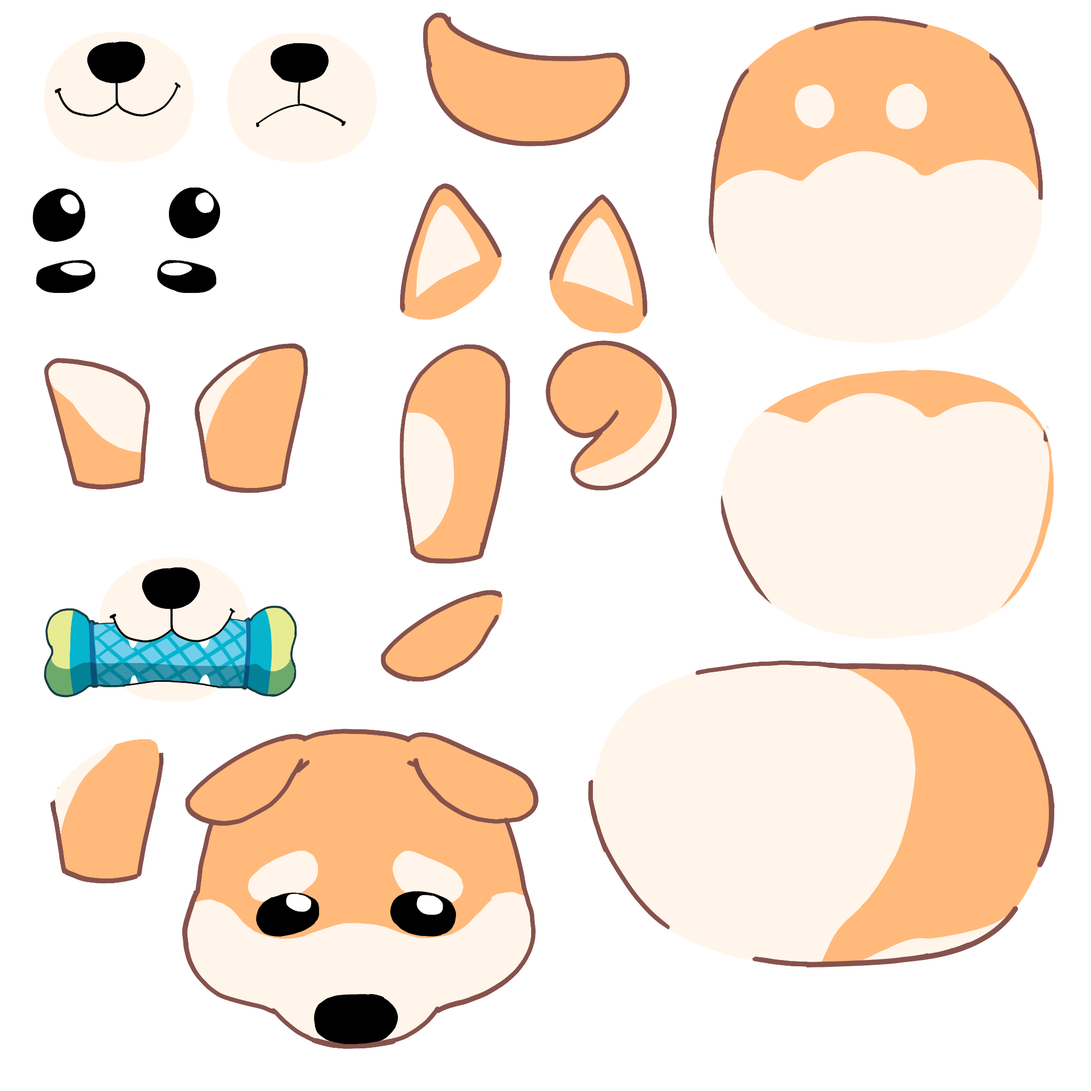
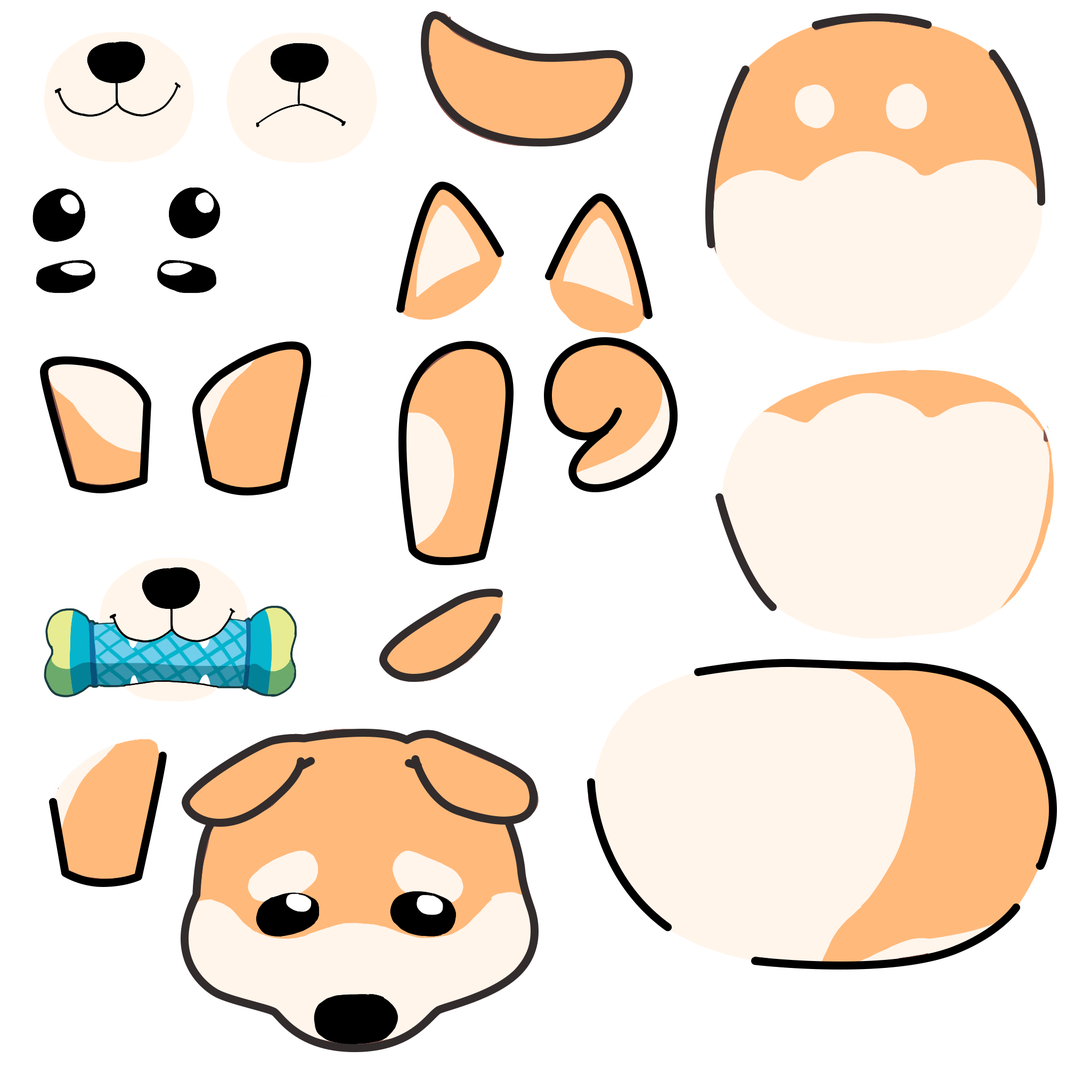
Comparing the layer stacks of the two (1091, 1091) images. Changes:
added layer "Shape 12" in group "rd" over [49, 752, 167, 888]
added layer "Shape 11" in group "rd" over [192, 341, 312, 496]
added layer "Shape 10" in group "rd" over [39, 356, 152, 494]
added layer "Shape 9" in group "rd" over [545, 193, 653, 320]
added layer "Shape 8" in group "rd" over [396, 181, 505, 313]
added layer "Shape 18" in group "rd" over [379, 588, 504, 683]
added layer "Shape 22" in group "rd" over [180, 818, 539, 1053]
added layer "Shape 21" in group "rd" over [405, 759, 423, 771]
added layer "Shape 24" in group "rd" over [295, 757, 315, 772]
added layer "Shape 19" in group "rd" over [181, 729, 538, 828]
added layer "Shape 16" in group "rd" over [715, 493, 778, 612]
added layer "Shape 15" in group "rd" over [989, 49, 1046, 206]
added layer "Shape 14" in group "rd" over [812, 13, 933, 30]
added layer "Shape 13" in group "rd" over [705, 65, 750, 249]
added layer "Shape 6" in group "rd" over [398, 341, 514, 566]
added layer "Shape 17" in group "rd" over [421, 11, 634, 147]
added layer "Shape 7" in group "rd" over [544, 337, 678, 493]
added layer "Shape 5" in group "rd" over [751, 903, 1021, 970]
added layer "Shape 4" in group "rd" over [587, 778, 673, 932]
added layer "Shape 3" in group "rd" over [694, 659, 1058, 871]
hid "Shape 2" over [1037, 783, 1055, 868]
hid "Shape 1", painted on it over [805, 906, 1019, 968]
